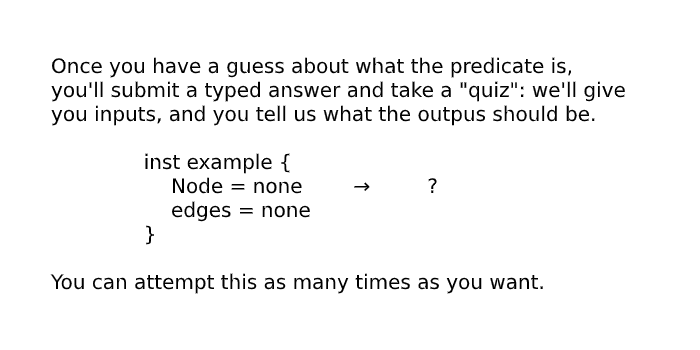
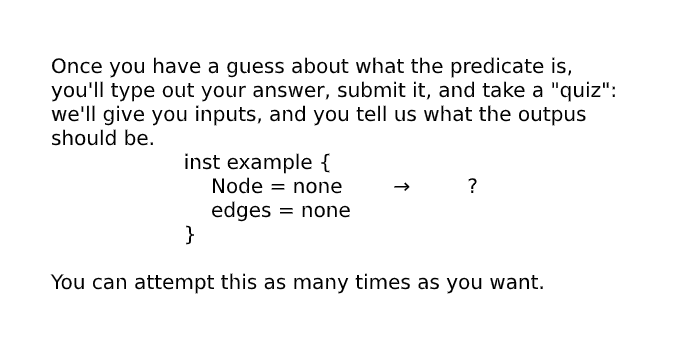
Revision of a layered 700×350 image; what changed, layer by layer:
painted on "Once you have a guess about what" over [left=51, top=81, right=625, bottom=245]
